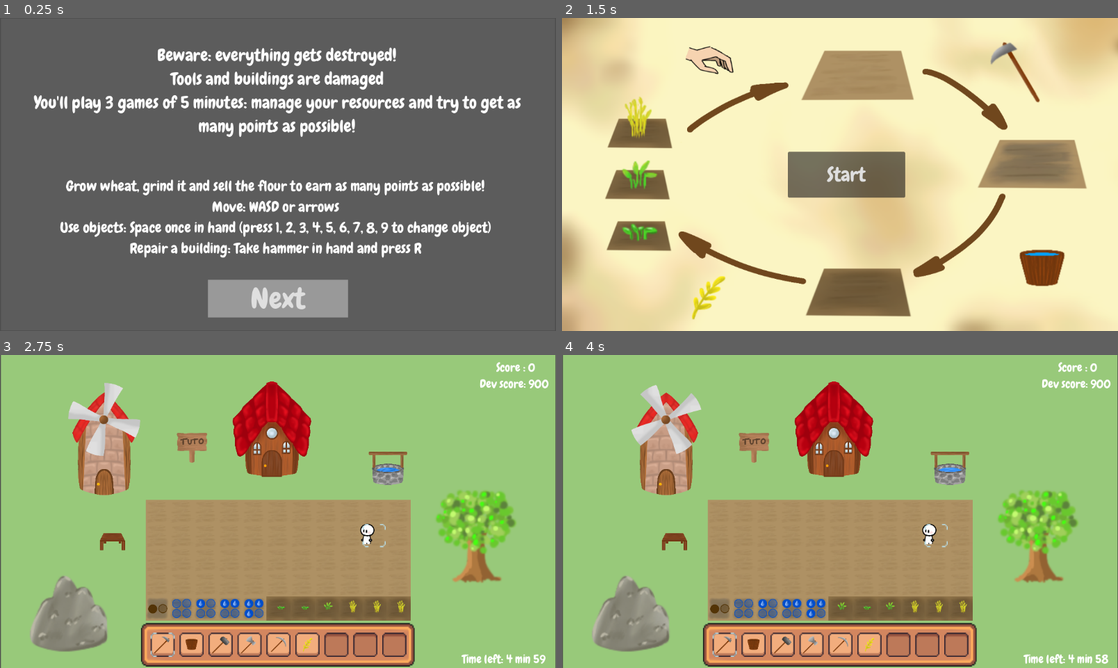
Above: before the commit, frames 1-4 (two rows, left to right).
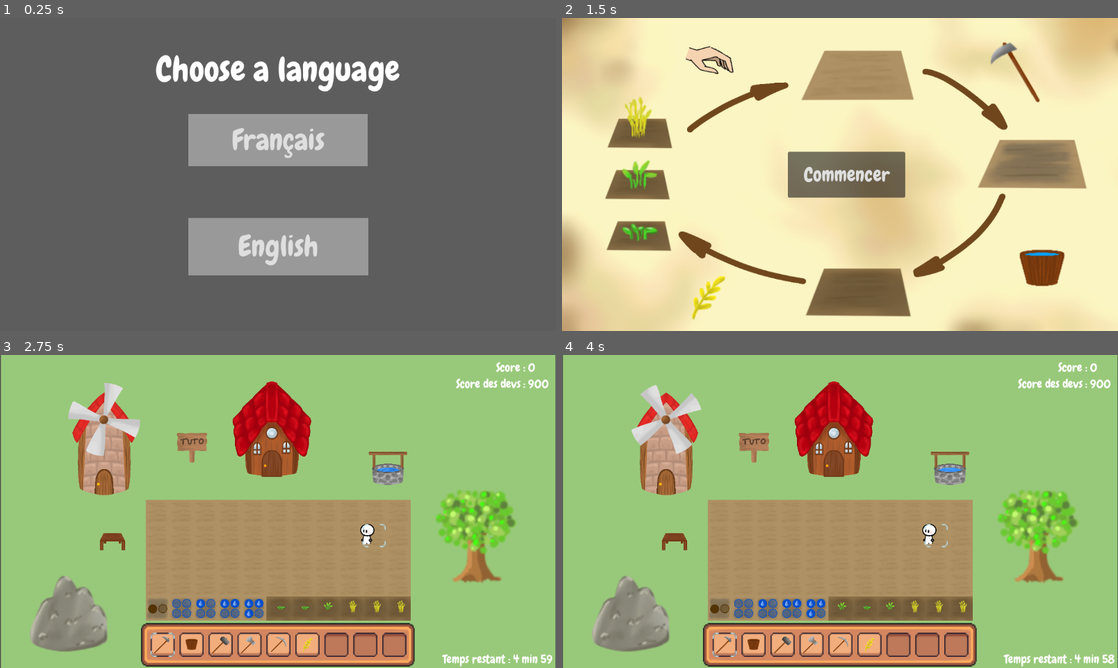
Above: after the commit, the same moments.

Repository: LaClimSx/Back-to-the-roots
Game: Godot game, scene res://Scenes/language_menu.tscn
Two runs of this game, one before a commit and one after it. Both use one fixed random seed, a clock stepped at 60 frames per second and the inputs below. Before the commit the project starts from res://Scenes/main_menu.tscn.
Inputs (mouse positions are in pixels of both pictures, inside the frame that each line leads up to):
- Up to frame 1 (0.25 s): no input
- Up to frame 2 (1.5 s): click (840, 140) at 0.5 s, where only the run after the commit has a clickable "Français"; click "Next" (after the commit: "Continuer") at 1.25 s
- Up to frame 3 (2.75 s): click "Start" (after the commit: "Commencer") at 2 s
- Up to frame 4 (4 s): click (723, 646) at 2.75 s; click (751, 646) at 3.5 s

The runs differ from the first frame. In frame 1, 23% of the frame differs, in the area x 6-94%, y 9-96%; in frame 2, 0.4%; in frame 3, 0.6%; in frame 4, 0.6%.

Commit message:
feat: language menu

Diff:
--- /dev/null
+++ b/Scenes/language_menu.tscn
@@ -0,0 +1,78 @@
+[gd_scene load_steps=6 format=3 uid="uid://dns4jx0vokax"]
+
+[ext_resource type="Script" path="res://Scripts/language_menu.gd" id="1_yy1yt"]
+[ext_resource type="Theme" uid="uid://b5ybms3dmux2h" path="res://Assets/theme_labels_etabli.tres" id="2_eiqfd"]
+[ext_resource type="Theme" uid="uid://c4vl7jpvynye1" path="res://Assets/theme.tres" id="3_mk1p6"]
+
+[sub_resource type="StyleBoxFlat" id="StyleBoxFlat_70d1t"]
+bg_color = Color(0.364706, 0.364706, 0.364706, 1)
+
+[sub_resource type="StyleBoxFlat" id="StyleBoxFlat_kwyff"]
+
+[node name="LanguageMenu" type="Control"]
+layout_mode = 3
+anchors_preset = 15
+anchor_right = 1.0
+anchor_bottom = 1.0
+grow_horizontal = 2
+grow_vertical = 2
+script = ExtResource("1_yy1yt")
+
+[node name="Panel" type="Panel" parent="."]
+layout_mode = 0
+offset_right = 1152.0
+offset_bottom = 648.0
+theme_override_styles/panel = SubResource("StyleBoxFlat_70d1t")
+
+[node name="Label" type="Label" parent="Panel"]
+layout_mode = 1
+anchors_preset = 5
+anchor_left = 0.5
+anchor_right = 0.5
+offset_left = -253.0
+offset_top = 61.0
+offset_right = 253.0
+offset_bottom = 152.0
+grow_horizontal = 2
+theme = ExtResource("2_eiqfd")
+theme_override_font_sizes/font_size = 70
+text = "Choose a language"
+
+[node name="French" type="Button" parent="Panel"]
+layout_mode = 1
+anchors_preset = 8
+anchor_left = 0.5
+anchor_top = 0.5
+anchor_right = 0.5
+anchor_bottom = 0.5
+offset_left = -186.0
+offset_top = -125.0
+offset_right = 186.0
+offset_bottom = -17.0
+grow_horizontal = 2
+grow_vertical = 2
+theme = ExtResource("3_mk1p6")
+theme_override_font_sizes/font_size = 60
+theme_override_styles/normal = SubResource("StyleBoxFlat_kwyff")
+text = "Français"
+
+[node name="English" type="Button" parent="Panel"]
+layout_mode = 1
+anchors_preset = 8
+anchor_left = 0.5
+anchor_top = 0.5
+anchor_right = 0.5
+anchor_bottom = 0.5
+offset_left = -186.0
+offset_top = 90.0
+offset_right = 187.0
+offset_bottom = 209.0
+grow_horizontal = 2
+grow_vertical = 2
+theme = ExtResource("3_mk1p6")
+theme_override_font_sizes/font_size = 60
+theme_override_styles/normal = SubResource("StyleBoxFlat_kwyff")
+text = "English"
+
+[connection signal="pressed" from="Panel/French" to="." method="_on_french_pressed"]
+[connection signal="pressed" from="Panel/English" to="." method="_on_english_pressed"]
--- a/Scenes/panneau.tscn
+++ b/Scenes/panneau.tscn
@@ -138,11 +138,11 @@
 
 [node name="regles" type="Label" parent="InteractPanel"]
 offset_left = 777.0
-offset_top = 133.0
+offset_top = 131.0
 offset_right = 1096.0
-offset_bottom = 359.0
+offset_bottom = 357.0
 theme_override_fonts/font = ExtResource("5_kpkoc")
-theme_override_font_sizes/font_size = 18
+theme_override_font_sizes/font_size = 19
 text = "Attention tout se détruit et s'émousse !
 Les outils et bâtiments s'abîment, les taux d'échanges baissent et les coûts de réparation augmentent
 Vous jouerez 3 parties de 5 minutes : gérez vos ressources et essayez d'obtenir le plus de points possible !"
--- /dev/null
+++ b/Scripts/language_menu.gd
@@ -0,0 +1,10 @@
+extends Control
+
+
+func _on_french_pressed():
+	TranslationServer.set_locale("fr")
+	get_tree().change_scene_to_file("res://Scenes/main_menu.tscn")
+
+func _on_english_pressed():
+	TranslationServer.set_locale("en")
+	get_tree().change_scene_to_file("res://Scenes/main_menu.tscn")
--- a/project.godot
+++ b/project.godot
@@ -11,7 +11,7 @@
 [application]
 
 config/name="Back to the Roots"
-run/main_scene="res://Scenes/main_menu.tscn"
+run/main_scene="res://Scenes/language_menu.tscn"
 config/features=PackedStringArray("4.3", "GL Compatibility")
 config/icon="res://Assets/Player/icon.svg"
 
@@ -135,7 +135,6 @@
 [internationalization]
 
 locale/translations=PackedStringArray("res://i18n.en.translation", "res://i18n.fr.translation")
-locale/test="en"
 
 [rendering]
 
